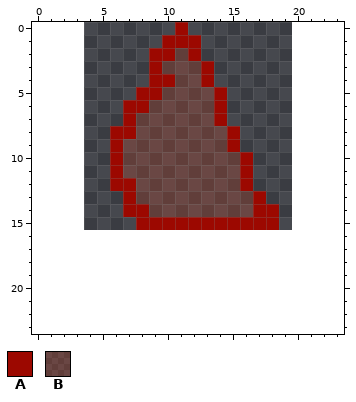
Two states of a pixel-art sprite, particle.png. Above: the version before the commit.
The file is 16x16 pixels. The old version is drawn lined up with the new one, on the new canvas.
Palette (. is transparent): A #9c0800  B #ff441932
Pixels before, first column x 6:
 0 .....A.......
 1 ....AAA......
 2 ...AABA......
 3 ...ABBBA.....
 4 ...AABBA.....
 5 ..AABBBBA....
 6 .AABBBBBA....
 7 .ABBBBBBA....
 8 AABBBBBBBA...
 9 ABBBBBBBBA...
10 ABBBBBBBBBA..
11 ABBBBBBBBBA..
12 AABBBBBBBBA..
13 .ABBBBBBBBBA.
14 .AABBBBBBBBAA
15 ..AAAAAAAAAAA
The result:
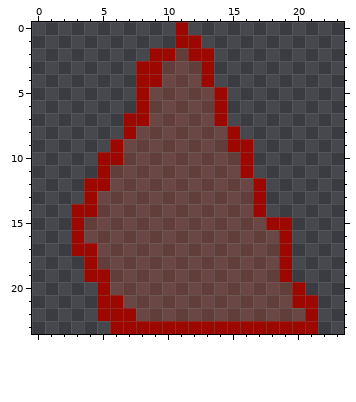
Log entry: Aumentato la dimensione dell'immagine.
Edits made:
canvas 16x16 -> 24x24, the old top-left corner now at 4,0
Changed rows in their new state; - is an unchanged pixel.
first column x 3:
 1 -------.-----------
 2 ----------A--------
 3 -----A-------------
 4 -----A-B-----------
 5 ------B------------
 6 ----.--------------
 7 -----A-------------
 8 ---.---------------
 9 -------------A-----
10 --A----------------
11 --AB---------------
12 -AABB--------BA----
13 -ABBB--------------
14 AABBBB---------.---
15 ABBBBBBBBBBBBBB-A--
16 ABBBBBBBBBBBBBBBA--
17 AABBBBBBBBBBBBBBA--
18 -ABBBBBBBBBBBBBBA--
19 -AABBBBBBBBBBBBBA--
20 --ABBBBBBBBBBBBBBA-
21 --AABBBBBBBBBBBBBAA
22 --AAABBBBBBBBBBBBBA
23 ---AAAAAAAAAAAAAAAA
Boxes around the changes in both pictures, in picture pixels (x1, y1, x2, y2):
changed: (71, 35, 318, 334)
